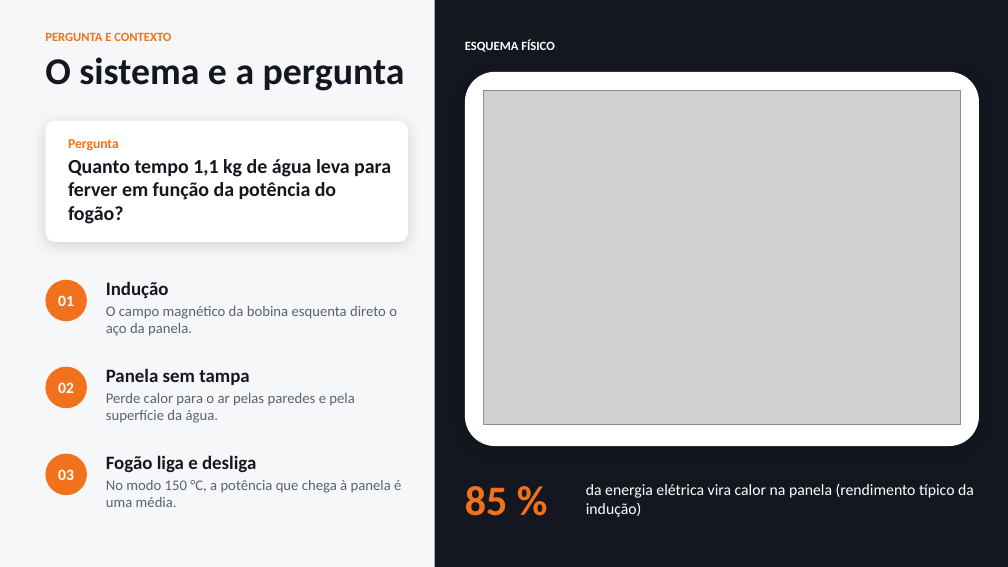
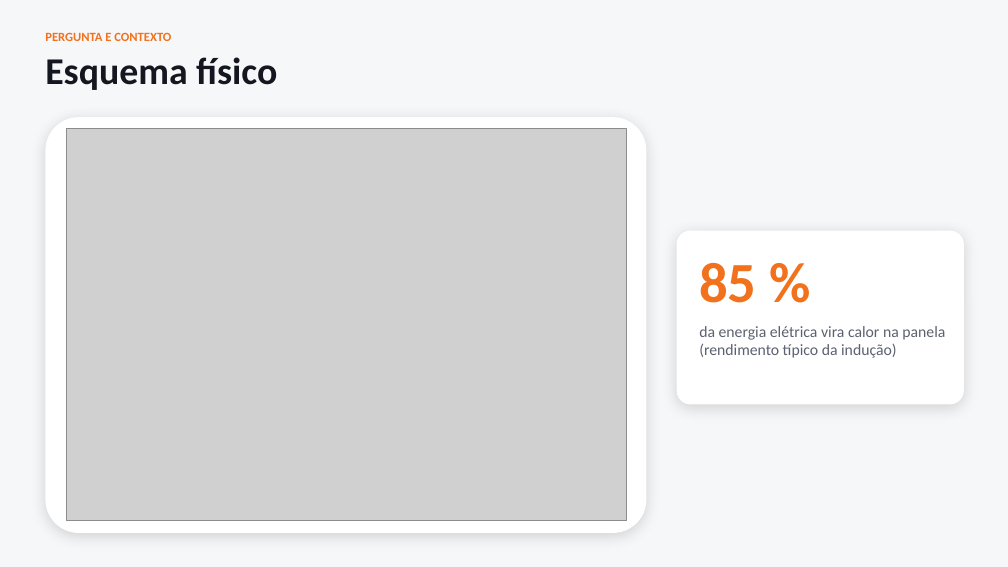
Before and after one commit to antoniosdsdias/modsim2, a slide deck: slide 2 of Apresentacao_Projeto2_Grupo10.pptx. Drawn at 1008x567 pixels with LibreOffice and Linux fonts; fonts in the diff are those of the drawing; grey boxes stand for pictures. Boxes give left, top, right and bottom in pixels: in the first picture for what was removed or moved away, otherwise in the second. Text is boxed around its words. In the diff, an @@ line names an element or a change of style, - is before the commit and + after.

```diff
--- a/Apresentacao_Projeto2_Grupo10.pptx
+++ b/Apresentacao_Projeto2_Grupo10.pptx
@@ rectangle removed at [435, 0, 1008, 567] @@
@@ text at [45, 57, 277, 90]: text changed; size 12 to 36 pt; text colour #FFFFFF to #14171F @@
-ESQUEMA FÍSICO
+Esquema físico
@@ text removed at [45, 57, 405, 91] @@
-O sistema e a pergunta
@@ rounded rectangle: place and size @@
-rounded rectangle at [465, 72, 979, 446]
+rounded rectangle at [45, 117, 647, 533]
@@ rounded rectangle removed at [45, 121, 408, 242] @@
@@ picture: place and size @@
-picture at [484, 91, 960, 424]
+picture at [67, 129, 626, 520]
@@ text removed at [68, 139, 391, 224] @@
-Pergunta
-Quanto tempo 1,1 kg de água leva para ferver em função da potência do fogão?
@@ rounded rectangle added at [677, 231, 964, 405], fill #FFFFFF @@
@@ text "85 %": place and size @@
-text "85 %" at [465, 486, 508, 516]
+text "85 %" at [699, 263, 756, 303]
@@ text "85 %" at [699, 263, 756, 303]: size 40 to 54 pt @@
@@ ellipse removed at [45, 280, 87, 321] @@
-01
@@ text removed at [106, 281, 397, 336] @@
-Indução
-O campo magnético da bobina esquenta direto o aço da panela.
@@ text "da energia elétrica vira calor ...": place and size @@
-text "da energia elétrica vira calor ..." at [586, 483, 974, 517]
+text "da energia elétrica vira calor ..." at [699, 326, 945, 358]
@@ text "da energia elétrica vira calor ..." at [699, 326, 945, 358]: text colour #FFFFFF to #5B6170; vertical alignment middle to top @@
@@ ellipse removed at [45, 367, 87, 408] @@
-02
@@ text removed at [106, 368, 354, 423] @@
-Panela sem tampa
-Perde calor para o ar pelas paredes e pela superfície da água.
@@ ellipse removed at [45, 454, 87, 495] @@
-03
@@ text removed at [106, 455, 401, 507] @@
-Fogão liga e desliga
-No modo 150 °C, a potência que chega à panela é uma média.
```
Also in this commit, not shown: 5 other slides changed.
